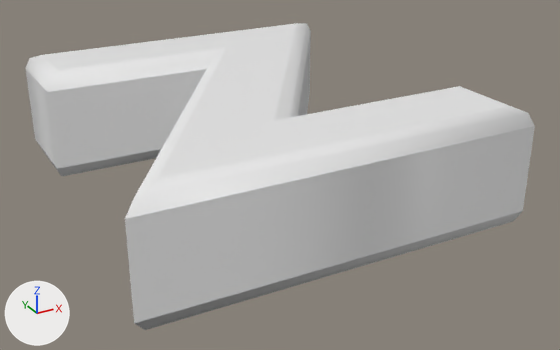
The FBX model Assets/Models/z.fbx: old version first, new version second.
Before and after are seen from a 50 mm lens placed at (-0.601, -1.127, 0.454), pointed at (0.03, 0.02, -0.119). The axes (+X, +Y, +Z) are drawn at lower left. The lights are the same throughout. Vertices at the same position are counted once.

Names of what the first picture shows: 'Text'.
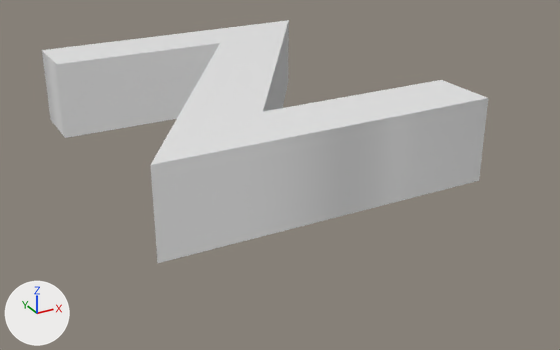
Pixel boxes (x1, y1, x2, y2) of what changed, in the pictures (560 x 350 px):
'Text', reshaped, moved (12% narrower, 21% shorter)
    before: (26, 23, 535, 330)
    after: (42, 20, 488, 263)

What the commit changed:
me_text is used by ob_text; location (-0.322, -0.272, -0.046).
me_text had 48 vertices, 52 faces and spanned x -0.039..0.661, y -0.03..0.704, z -0.105..0.105.
me_text now has 16 vertices, 20 faces and spans x 0.017..0.608, y 0.0..0.674, z -0.075..0.075.
me_text part 1: the whole mesh is rebuilt.
Object 'Text' (ob_text) moves from (-0.322, -0.272, -0.046) to (-0.31, -0.213, -0.022).
